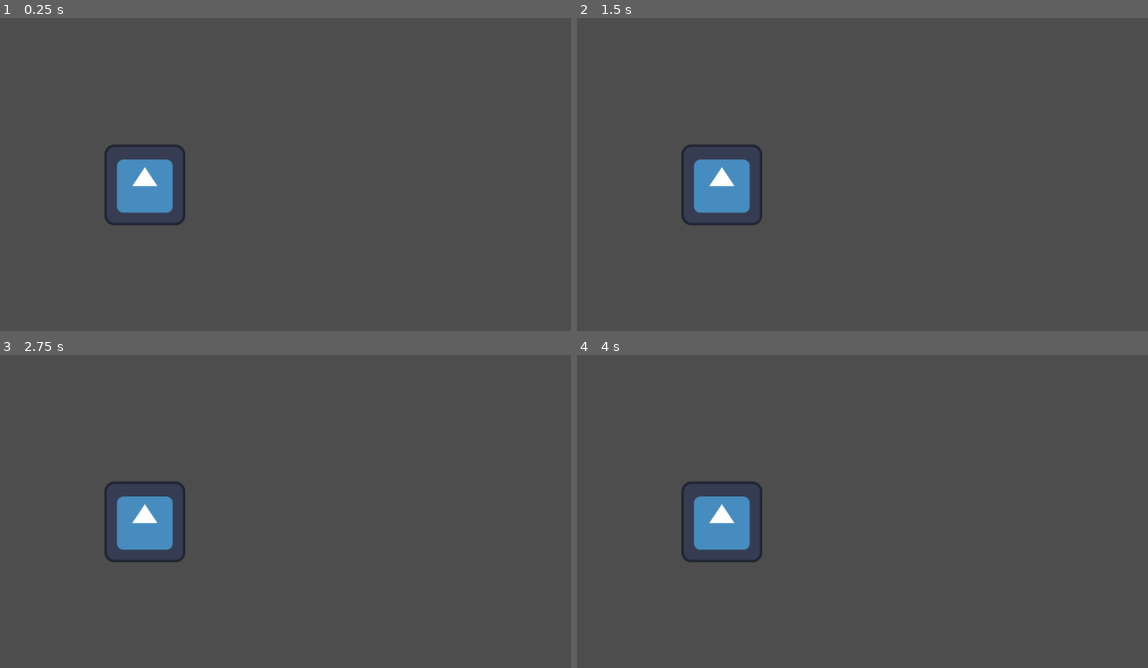
Above: before the commit, frames 1-4 (two rows, left to right).
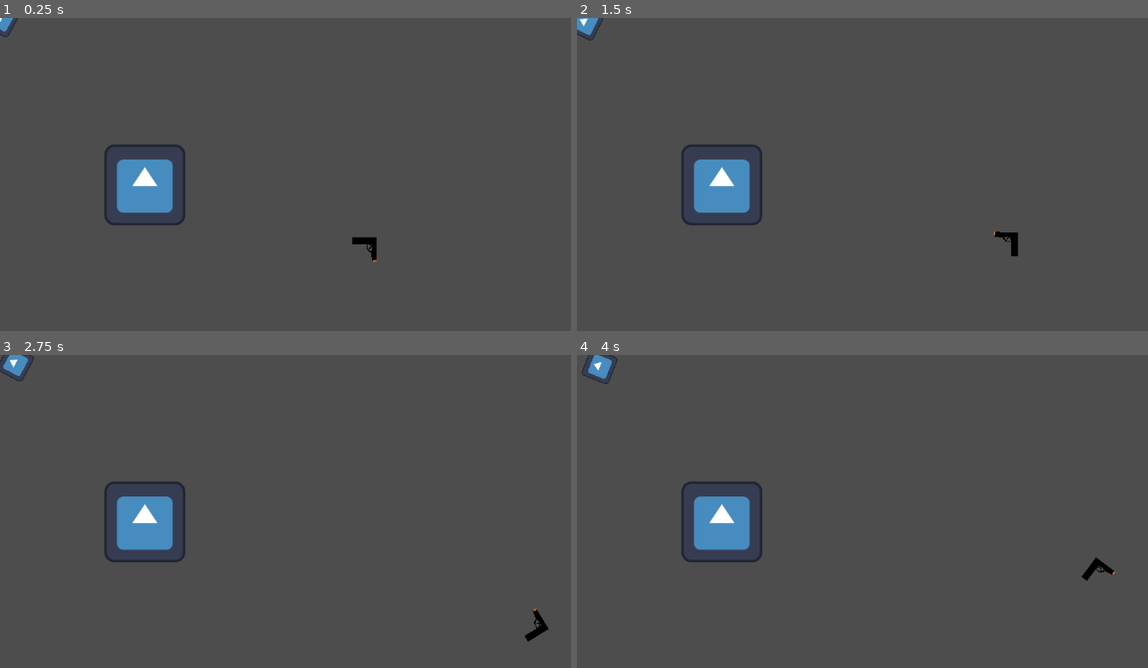
Above: after the commit, the same moments.

Repository: Asimile/GameJamFall2025
Game: Godot game, scene res://Scenes/level.tscn
Same seed, same stepped clock (60 frames per second), same inputs: the game is played once before the commit and once after it. The project has no main scene, so this scene is started directly. The engine's default icon, where the game draws it, is replaced by a stand-in: a white triangle on a blue panel in a dark square.
Inputs (mouse positions are in pixels of both pictures, inside the frame that each line leads up to):
- Up to frame 1 (0.25 s): no input
- Up to frame 2 (1.5 s): tap Enter at 0.5 s; move the mouse to (1102, 202) at 0.52 s; hold D (move_right) 0.53-1.28 s; move the mouse to (793, 243) at 1.27 s; hold S (move_down) from 1.28 s (still down)
- Up to frame 3 (2.75 s): move the mouse to (439, 470) at 2.02 s; release S (move_down) at 2.03 s; hold D (move_right) from 2.03 s (still down)
- Up to frame 4 (4 s): move the mouse to (902, 642) at 2.77 s; release D (move_right) at 2.78 s; hold W (move_up) 2.78-3.53 s; move the mouse to (outside the picture) at 3.52 s; hold A (move_left) from 3.53 s (still down)

The runs differ from the first frame. In frame 1, 0.3% of the frame differs, in the area x 0-66%, y 0-78%; in frame 2, 0.3%; in frame 3, 0.4%; in frame 4, 0.4%, in the area x 0-95%, y 0-73%.

Commit message:
Added enemy script, gun scene and script
Created some basic visual mechanics of the player holding a gun that rotates around to point towards wherever the mouse is, using temporary assets (Made in 10 seconds in aseprite)

Also gave the enemy a script to make it walk towards the player. Nothing yet for it damaging the player or being killable.

Diff:
--- /dev/null
+++ b/gamejamfall2025/Scenes/enemy.tscn
@@ -0,0 +1,18 @@
+[gd_scene load_steps=4 format=3 uid="uid://da7rbd7m8dra0"]
+
+[ext_resource type="Script" path="res://Scripts/enemy.gd" id="1_gmcf4"]
+[ext_resource type="Texture2D" uid="uid://c1v00cmetpb21" path="res://icon.svg" id="2_dy3eh"]
+
+[sub_resource type="CircleShape2D" id="CircleShape2D_cp4y3"]
+
+[node name="enemy" type="CharacterBody2D"]
+scale = Vector2(3, 3)
+script = ExtResource("1_gmcf4")
+
+[node name="CollisionShape2D" type="CollisionShape2D" parent="."]
+shape = SubResource("CircleShape2D_cp4y3")
+debug_color = Color(0.986704, 0, 0.320819, 0.42)
+
+[node name="PlaceholderSprite" type="Sprite2D" parent="."]
+scale = Vector2(0.12, 0.12)
+texture = ExtResource("2_dy3eh")
--- /dev/null
+++ b/gamejamfall2025/Scenes/gun.gd
@@ -0,0 +1,7 @@
+extends Node2D
+
+func _physics_process(delta):
+	pass
+
+	#I think the gun script shouldn't handle its own rotation. Player.gd should do that using its pivot point
+	#gun script should I think just handle creating a projectile and tellling it where to go
--- /dev/null
+++ b/gamejamfall2025/Scenes/gun.tscn
@@ -0,0 +1,10 @@
+[gd_scene load_steps=3 format=3 uid="uid://d4fq2bgs1g2j0"]
+
+[ext_resource type="Script" path="res://Scenes/gun.gd" id="1_pjt8p"]
+[ext_resource type="Texture2D" uid="uid://d2dtloo0n3lp" path="res://Assets/Gun.png" id="1_xji43"]
+
+[node name="gun" type="Node2D"]
+script = ExtResource("1_pjt8p")
+
+[node name="GunSprite" type="Sprite2D" parent="."]
+texture = ExtResource("1_xji43")
--- a/gamejamfall2025/Scenes/level.tscn
+++ b/gamejamfall2025/Scenes/level.tscn
@@ -1,7 +1,8 @@
-[gd_scene load_steps=3 format=3 uid="uid://b63aewh8dhgl8"]
+[gd_scene load_steps=4 format=3 uid="uid://b63aewh8dhgl8"]
 
 [ext_resource type="Texture2D" uid="uid://c1v00cmetpb21" path="res://icon.svg" id="1_67b6g"]
 [ext_resource type="PackedScene" uid="uid://db0afhfmluqou" path="res://Scenes/player.tscn" id="2_owtve"]
+[ext_resource type="PackedScene" uid="uid://da7rbd7m8dra0" path="res://Scenes/enemy.tscn" id="3_47req"]
 
 [node name="Level" type="Node2D"]
 
@@ -9,5 +10,7 @@
 position = Vector2(229, 264)
 texture = ExtResource("1_67b6g")
 
-[node name="Node2D" parent="." instance=ExtResource("2_owtve")]
+[node name="Player" parent="." instance=ExtResource("2_owtve")]
 position = Vector2(576, 318)
+
+[node name="enemy" parent="." instance=ExtResource("3_47req")]
--- a/gamejamfall2025/Scenes/player.tscn
+++ b/gamejamfall2025/Scenes/player.tscn
@@ -1,12 +1,19 @@
-[gd_scene load_steps=3 format=3 uid="uid://db0afhfmluqou"]
+[gd_scene load_steps=4 format=3 uid="uid://db0afhfmluqou"]
 
-[ext_resource type="Script" path="res://Scenes/player.gd" id="1_r23eo"]
+[ext_resource type="Script" path="res://Scripts/player.gd" id="1_r23eo"]
+[ext_resource type="PackedScene" uid="uid://d4fq2bgs1g2j0" path="res://Scenes/gun.tscn" id="2_scg7b"]
 
 [sub_resource type="CircleShape2D" id="CircleShape2D_ovcua"]
 
-[node name="Node2D" type="CharacterBody2D"]
+[node name="player" type="CharacterBody2D"]
 scale = Vector2(3, 3)
 script = ExtResource("1_r23eo")
 
 [node name="CollisionShape2D" type="CollisionShape2D" parent="."]
 shape = SubResource("CircleShape2D_ovcua")
+
+[node name="GunPivot" type="Node2D" parent="."]
+
+[node name="gun" parent="GunPivot" instance=ExtResource("2_scg7b")]
+position = Vector2(16, 0)
+scale = Vector2(0.4, 0.4)
--- /dev/null
+++ b/gamejamfall2025/Scripts/enemy.gd
@@ -0,0 +1,31 @@
+extends CharacterBody2D
+
+var move_speed: float = 10
+#var enemy_health: int = 2
+
+@onready var ENEMY_SPRITE = $PlaceholderSprite
+
+func _physics_process(delta):
+	#Access the player through the overarching parent node
+	var player = get_parent().get_node("Player")
+
+	ENEMY_SPRITE.look_at(player.global_position)
+	# This is only for the godot logo, to make it face the player before we use our own asset
+	ENEMY_SPRITE.rotation_degrees -= 90
+
+	#By telling the enemy what its velocity is, move_and_slide() will handle the rest
+	velocity = ((player.global_position - global_position).normalized()) * move_speed
+
+	#Handles physics stuff
+	move_and_slide()
+
+	##For when enemies can die. We should show their health somehow, bar or number
+	#ENEMY_HEALTH.text = str(enemy_health)
+
+	##Pretty self explanatory
+	#if enemy_health <= 0:
+		#die()
+
+func die():
+	#Deletes itself from the scene
+	queue_free()
--- a/gamejamfall2025/Scenes/player.gd
+++ b/gamejamfall2025/Scripts/player.gd
@@ -1,28 +1,33 @@
 extends CharacterBody2D
 
-var MOVEMENT_SPEED = 5
+var INPUT_VECTOR = Vector2(0, 0)
+
+var MOVEMENT_SPEED = 200
+
+var mouse_position: Vector2
+
+@onready var GUN_PIVOT = $GunPivot
+@onready var GUN_SPRITE = $GunPivot/gun/GunSprite
 
 func _ready():
 	pass
 
 # This is code that runs every single frame
 func _physics_process(delta):
+	mouse_position = get_global_mouse_position()
 
-	# Handles moving the player up, down, left, and right. Relies on move_and_slide() at the end of the function
-	if Input.is_action_pressed("move_up"):
-		position.y -= MOVEMENT_SPEED
-	if Input.is_action_pressed("move_down"):
-		position.y += MOVEMENT_SPEED
-	if Input.is_action_pressed("move_left"):
-		position.x -= MOVEMENT_SPEED
-	if Input.is_action_pressed("move_right"):
-		position.x += MOVEMENT_SPEED
+	#get input direction
+	INPUT_VECTOR.x = Input.get_action_strength("move_right") - Input.get_action_strength("move_left")
+	INPUT_VECTOR.y = Input.get_action_strength("move_down") - Input.get_action_strength("move_up")
 
+	velocity = INPUT_VECTOR.normalized() * MOVEMENT_SPEED
 
+	move_and_slide()
+
+	handle_gun_position(mouse_position)
 
 func _animate():
 	pass
-
 
 # Creates our projectile where we want it and gives it the proper direction
 func shoot_projectile():
@@ -41,5 +46,13 @@
 	## Picks the next random potion for the player
 	#pick_random_potion()
 
+
+func handle_gun_position(mouse_position):
+	GUN_PIVOT.look_at(get_global_mouse_position())
+	if (mouse_position.x < position.x):
+		GUN_SPRITE.flip_v = true
+	else:
+		GUN_SPRITE.flip_v = false
+
 func die():
 	pass
--- a/gamejamfall2025/project.godot
+++ b/gamejamfall2025/project.godot
@@ -43,5 +43,6 @@
 
 [rendering]
 
+textures/canvas_textures/default_texture_filter=0
 renderer/rendering_method="gl_compatibility"
 renderer/rendering_method.mobile="gl_compatibility"
Binary file added: gamejamfall2025/Assets/Gun.png
Not shown, added: gamejamfall2025/Assets/Gun.png.import
